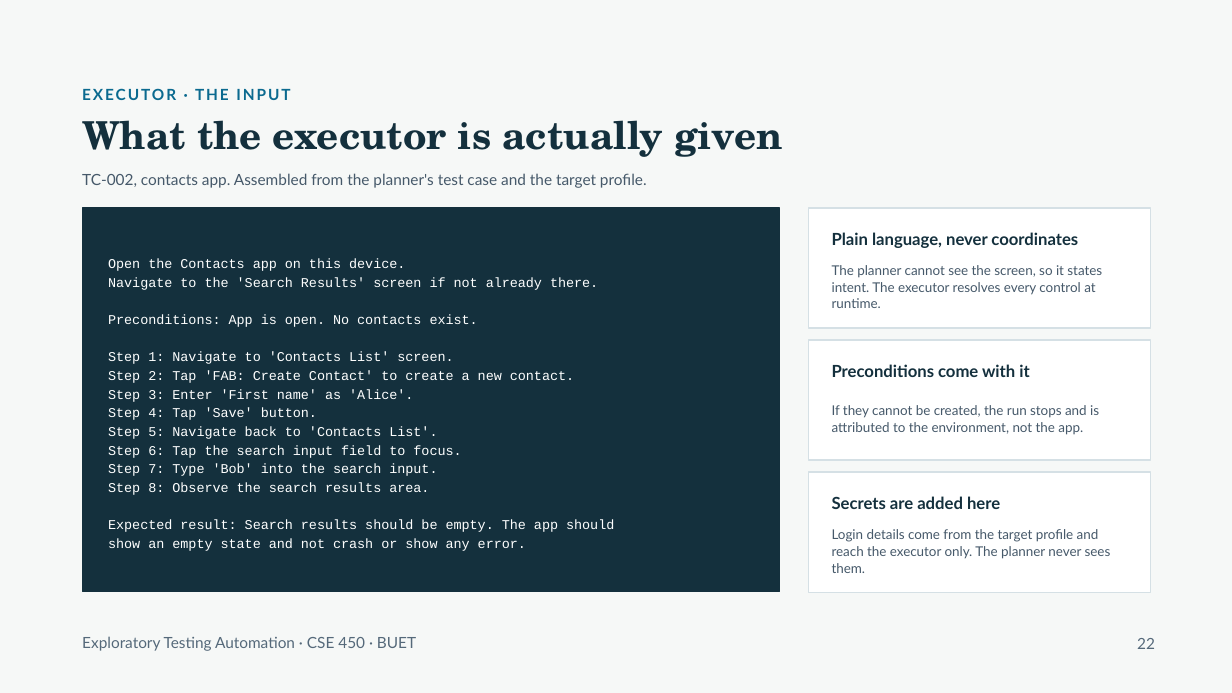
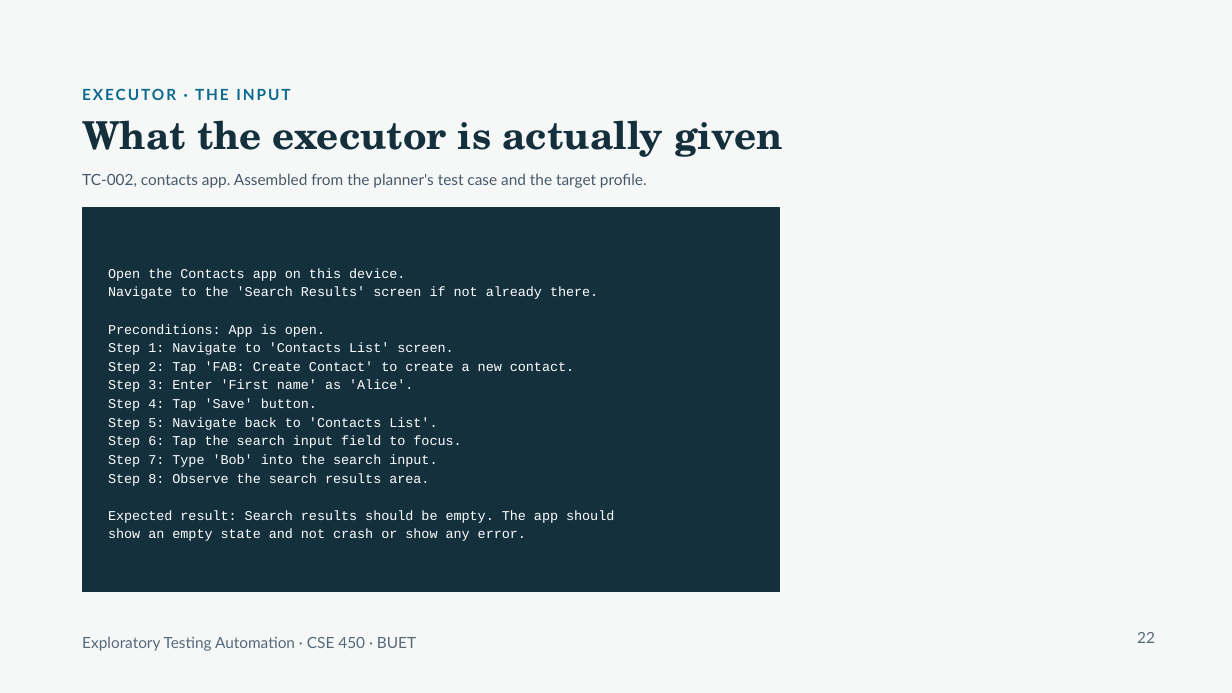
Before and after one commit to raihanrsdV1/Exploratory-Testing-Planner-Agent, a slide deck: slide 3 of presentation/split/3-Jonayed.pptx. Drawn at 1232x693 pixels with LibreOffice and Linux fonts; fonts in the diff are those of the drawing. Boxes give left, top, right and bottom in pixels: in the first picture for what was removed or moved away, otherwise in the second. Text is boxed around its words. In the diff, an @@ line names an element or a change of style, - is before the commit and + after.

Commit message:
Updated presentation slide

```diff
--- a/presentation/split/3-Jonayed.pptx
+++ b/presentation/split/3-Jonayed.pptx
@@ rectangle removed at bbox=[809, 208, 1151, 328] @@
@@ text removed at bbox=[832, 232, 1078, 248] @@
-Plain language, never coordinates
@@ text removed at bbox=[832, 265, 1102, 308] @@
-The planner cannot see the screen, so it states intent. The executor resolves every control at runtime.
@@ text at bbox=[108, 324, 325, 337]: text changed @@
-Preconditions: App is open. No contacts exist.
+Preconditions: App is open.
@@ rectangle removed at bbox=[809, 340, 1151, 460] @@
@@ text removed at bbox=[832, 364, 1029, 377] @@
-Preconditions come with it
@@ text removed at bbox=[832, 405, 1099, 435] @@
-If they cannot be created, the run stops and is attributed to the environment, not the app.
@@ rectangle removed at bbox=[809, 472, 1151, 592] @@
@@ text removed at bbox=[832, 496, 1000, 509] @@
-Secrets are added here
@@ text removed at bbox=[832, 529, 1111, 573] @@
-Login details come from the target profile and reach the executor only. The planner never sees them.
@@ text "22": place and size @@
-text "22" at bbox=[1137, 638, 1155, 649]
+text "22" at bbox=[1137, 632, 1155, 643]
```
Also in this commit, not shown: 4 other slides changed, 1 slide removed, 1 other file.
